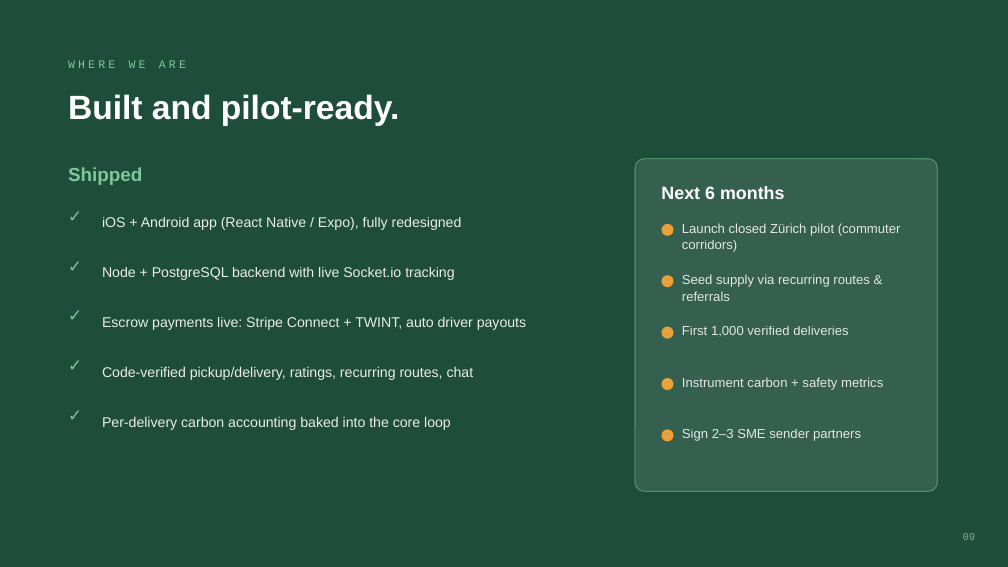
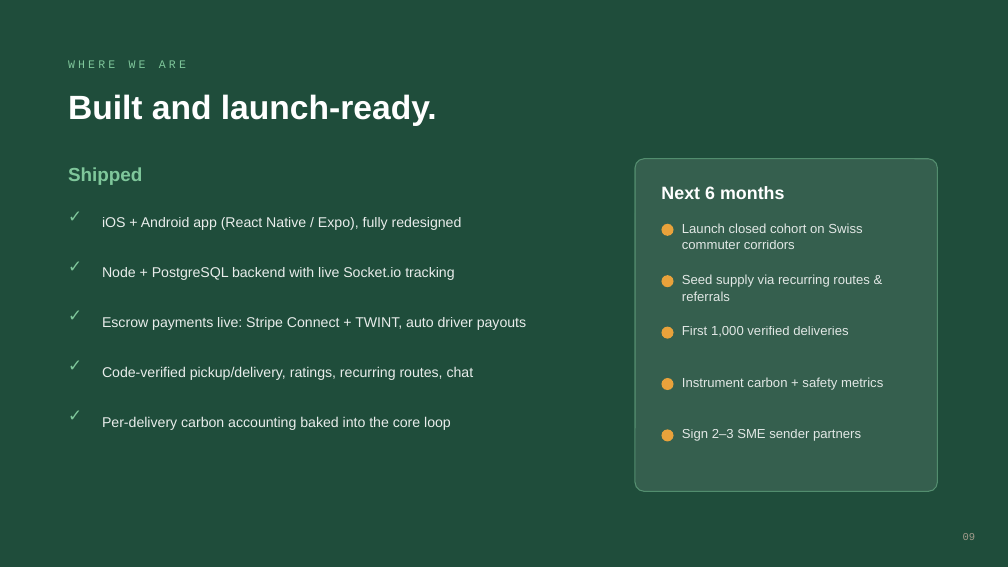
Before and after one commit to nilsweiler-ship-it/Peerdeliver, a slide deck: slide 9 of Shlep_Investor_Deck.pptx. Drawn at 1008x567 pixels with LibreOffice and Linux fonts; fonts in the diff are those of the drawing. Boxes give left, top, right and bottom in pixels: in the first picture for what was removed or moved away, otherwise in the second. Text is boxed around its words. In the diff, an @@ line names an element or a change of style, - is before the commit and + after.

Commit message:
docs: Switzerland-wide launch in investor deck + validation protocol; 9%/min-fee unit economics in deck; add TASKS.md with entity-details task

```diff
--- a/Shlep_Investor_Deck.pptx
+++ b/Shlep_Investor_Deck.pptx
@@ text at [68,94,437,126]: text changed @@
-Built and pilot-ready.
+Built and launch-ready.
@@ text at [682,223,862,249]: text changed @@
-Launch closed Zürich pilot (commuter corridors)
+Launch closed cohort on Swiss commuter corridors
```
Also in this commit, not shown: 5 other slides changed, 2 other files.
